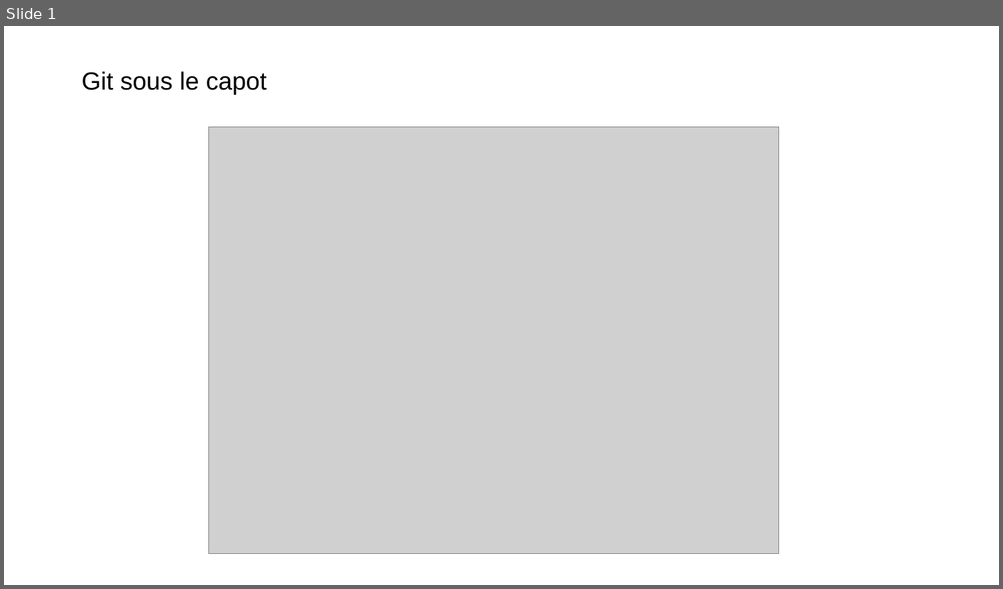
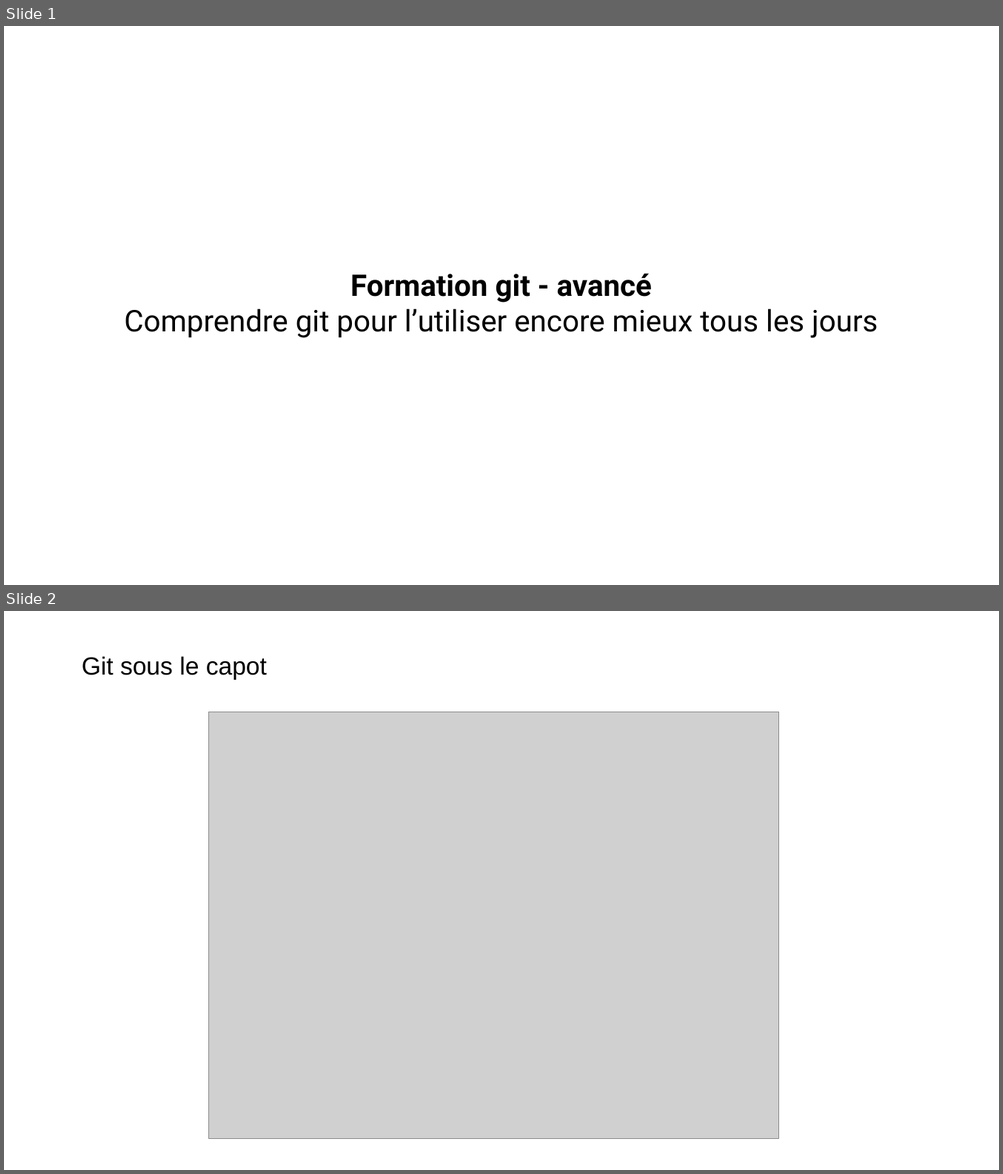
Before and after one commit to Xaviou1003/formation-git, a slide deck: Formation Git - avancée.pptx. Shown one above the other, each under a label of ours: slide 1 before the commit, slides 1 and 2 after it. The pictures are 1003x589 and 1003x1174 pixels, drawn with LibreOffice and Linux fonts; fonts in the diff are those of the drawing; grey boxes stand for pictures; background and template pictures are left out. Boxes give left, top, right and bottom in pixels: in the first picture for what was removed or moved away, otherwise in the second. Text is boxed around its words. In the diff, an @@ line names an element or a change of style, - is before the commit and + after.

Commit message:
page de titre git avancee

```diff
--- a/Formation Git - avancée.pptx
+++ b/Formation Git - avancée.pptx
@@ slide 1 added at (x1=4, y1=26, x2=999, y2=585), background picture (left out) @@
@@ title added at (x1=124, y1=273, x2=877, y2=338), 28.8 pt, text #000000 @@
+Formation git - avancé
+Comprendre git pour l’utiliser encore mieux tous les jours
@@ what was slide 1 is now slide 2 @@
```
